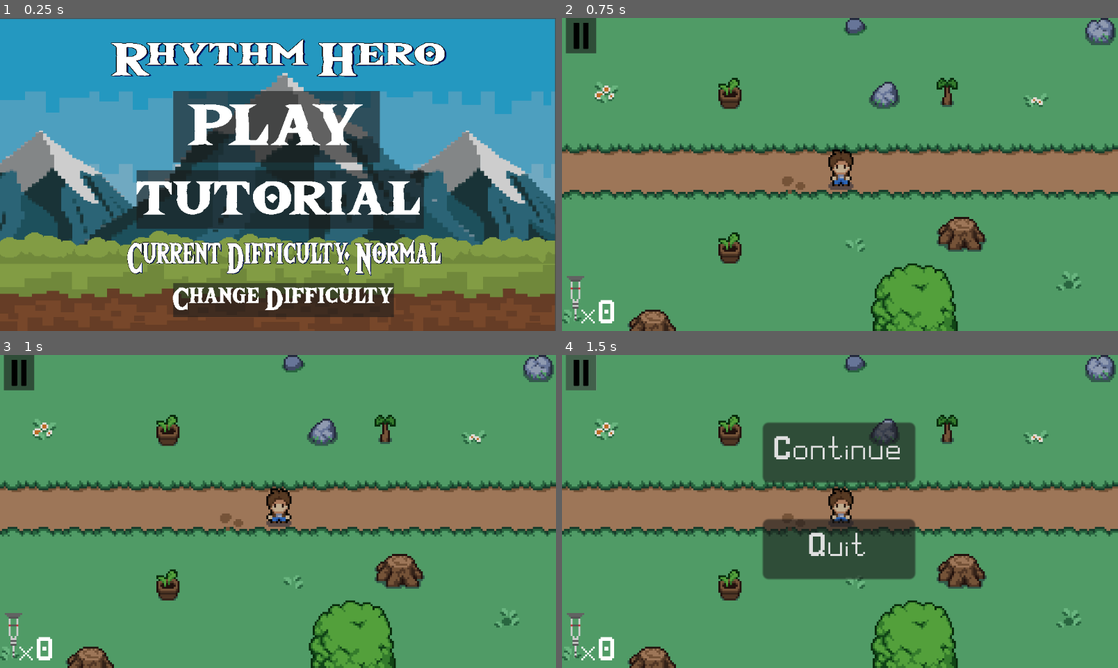
Above: before the commit, frames 1-4 (two rows, left to right).
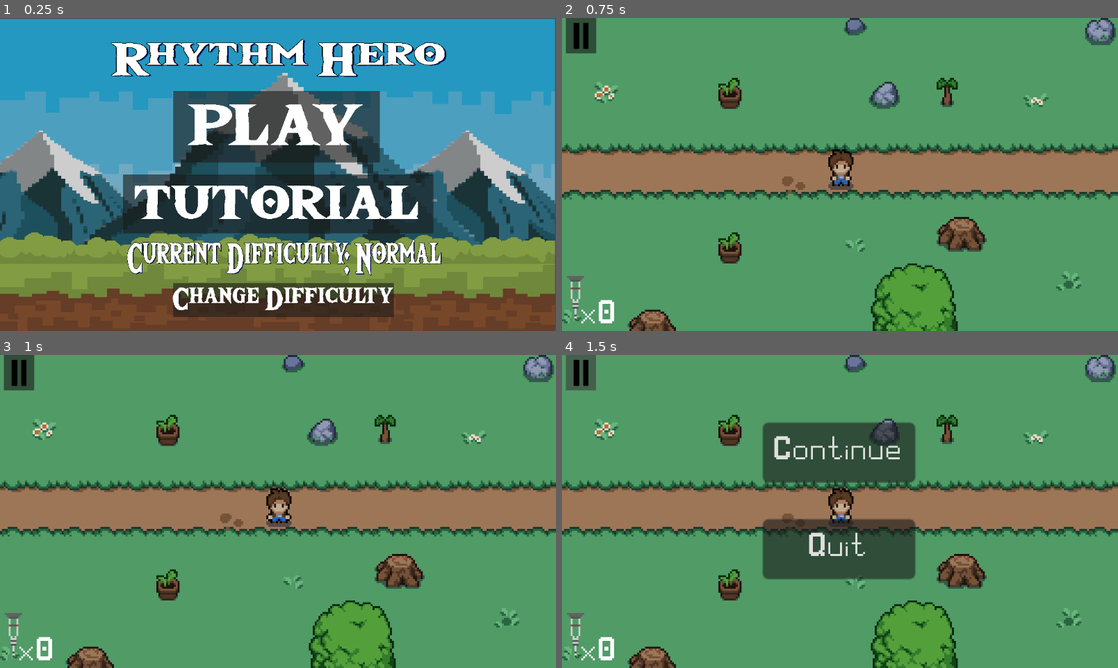
Above: after the commit, the same moments.

Repository: starexplorer21/RhythmHero
Game: Godot game, scene res://assets/title.tscn
The game is run twice, just before and just after one commit, with the same random seed, the same clock (stepped at 60 frames per second) and the same inputs.
Inputs (mouse positions are in pixels of both pictures, inside the frame that each line leads up to):
- Up to frame 1 (0.25 s): no input
- Up to frame 2 (0.75 s): click "PLAY" at 0.5 s
- Up to frame 3 (1 s): no input
- Up to frame 4 (1.5 s): click (578, 373) at 1.25 s

The runs differ from the first frame. In frame 1, 4.3% of the frame differs, in the area x 22-78%, y 48-69%; in frame 2, nothing differs; in frame 3, nothing differs; in frame 4, nothing differs.

Commit message:
Changed effects on notes, slight adjustment to title slide

Diff:
--- a/assets/Rhythm Game/hold_note_start.tscn
+++ b/assets/Rhythm Game/hold_note_start.tscn
@@ -14,6 +14,7 @@
 
 [sub_resource type="StandardMaterial3D" id="StandardMaterial3D_45bgs"]
 transparency = 1
+albedo_color = Color(0.670588, 0.670588, 0.670588, 1)
 albedo_texture = ExtResource("3_21jd3")
 
 [sub_resource type="PlaneMesh" id="PlaneMesh_gq8ef"]
@@ -31,9 +32,9 @@
 mesh = SubResource("PlaneMesh_lepmf")
 
 [node name="MeshInstance3D2" type="MeshInstance3D" parent="."]
-transform = Transform3D(1.5621, 4.37722e-08, 0.0351218, 0.0266146, 1.01954, -1.18373, -0.0229173, 1.18403, 1.01929, -6.98492e-09, 0, -0.271891)
-visible = false
+transform = Transform3D(1.56249, 0, 0, 0, 1.56249, 0, 0, 0, 1.5625, 0, 0, 0)
 material_override = SubResource("StandardMaterial3D_45bgs")
+transparency = 1.0
 mesh = SubResource("PlaneMesh_gq8ef")
 skeleton = NodePath("../MeshInstance3D")
 
--- a/assets/Rhythm Game/note.tscn
+++ b/assets/Rhythm Game/note.tscn
@@ -6,6 +6,7 @@
 
 [sub_resource type="StandardMaterial3D" id="StandardMaterial3D_8qaey"]
 transparency = 1
+albedo_color = Color(0.670588, 0.670588, 0.670588, 1)
 albedo_texture = ExtResource("3_ds73y")
 
 [sub_resource type="PlaneMesh" id="PlaneMesh_povkj"]
@@ -24,9 +25,9 @@
 script = ExtResource("1_jslr5")
 
 [node name="MeshInstance3D2" type="MeshInstance3D" parent="."]
-transform = Transform3D(1.5621, 4.37722e-08, 0.0351218, 0.0266146, 1.01954, -1.18373, -0.0229173, 1.18403, 1.01929, -6.98492e-09, 0, -0.271891)
-visible = false
+transform = Transform3D(1.56249, 0, 0, 0, 1.56249, 0, 0, 0, 1.5625, 0, 0, 0)
 material_override = SubResource("StandardMaterial3D_8qaey")
+transparency = 1.0
 mesh = SubResource("PlaneMesh_povkj")
 skeleton = NodePath("../MeshInstance3D")
 
--- a/assets/title.tscn
+++ b/assets/title.tscn
@@ -79,10 +79,10 @@
 
 [node name="Tutorial" type="Button" parent="."]
 texture_filter = 1
-offset_left = 2399.98
-offset_top = 3925.04
-offset_right = 8464.98
-offset_bottom = 5775.04
+offset_left = 2166.66
+offset_top = 4037.54
+offset_right = 8721.66
+offset_bottom = 5887.54
 scale = Vector2(0.817094, 0.820816)
 theme = SubResource("Theme_40wv0")
 theme_override_colors/font_color = Color(1, 1, 1, 1)
--- a/maps/Butter/metadata.json
+++ b/maps/Butter/metadata.json
@@ -1 +1 @@
-{"artist":"BTS","high_score":0,"suggested":"Andrew Ma"}
+{"artist":"BTS","high_score":94,"suggested":"Andrew Ma"}
--- a/scripts/hold_note_end.gd
+++ b/scripts/hold_note_end.gd
@@ -44,9 +44,6 @@
 func release():
 	move = Vector3.ZERO
 	playing_animation = true
-	$MeshInstance3D.visible = false
-	$MeshInstance3D2.visible = true
-	await get_tree().create_timer(0.02).timeout
 	queue_free()
 
 func get_type():
--- a/scripts/hold_note_start.gd
+++ b/scripts/hold_note_start.gd
@@ -19,6 +19,8 @@
 
 func hit():
 	move = Vector3.ZERO
+	$MeshInstance3D.visible = false
+	hold_on()
 
 func miss():
 	if !playing_animation:
@@ -44,10 +46,21 @@
 	move = Vector3.ZERO
 	playing_animation = true
 	$MeshInstance3D.visible = false
-	$MeshInstance3D2.visible = true
-	await get_tree().create_timer(0.02).timeout
+	hold_off()
+
+
+func hold_on():
+	var mesh = $MeshInstance3D2
+	for i in range(5):
+		mesh.transparency -= 0.2
+		await get_tree().create_timer(0.01).timeout
+
+func hold_off():
+	var mesh = $MeshInstance3D2
+	for i in range(5):
+		mesh.transparency += 0.2
+		await get_tree().create_timer(0.01).timeout
 	queue_free()
-
 func get_type():
 	return "hold_start"
 
--- a/scripts/note.gd
+++ b/scripts/note.gd
@@ -10,8 +10,16 @@
 func hit():
 	move = Vector3.ZERO
 	$MeshInstance3D.visible = false
-	$MeshInstance3D2.visible = true
-	await get_tree().create_timer(0.02).timeout
+	hit_effect()
+
+func hit_effect():
+	var mesh = $MeshInstance3D2
+	for i in range(5):
+		mesh.transparency -= 0.2
+		await get_tree().create_timer(0.01).timeout
+	for i in range(5):
+		mesh.transparency += 0.2
+		await get_tree().create_timer(0.01).timeout
 	queue_free()
 
 func miss():
